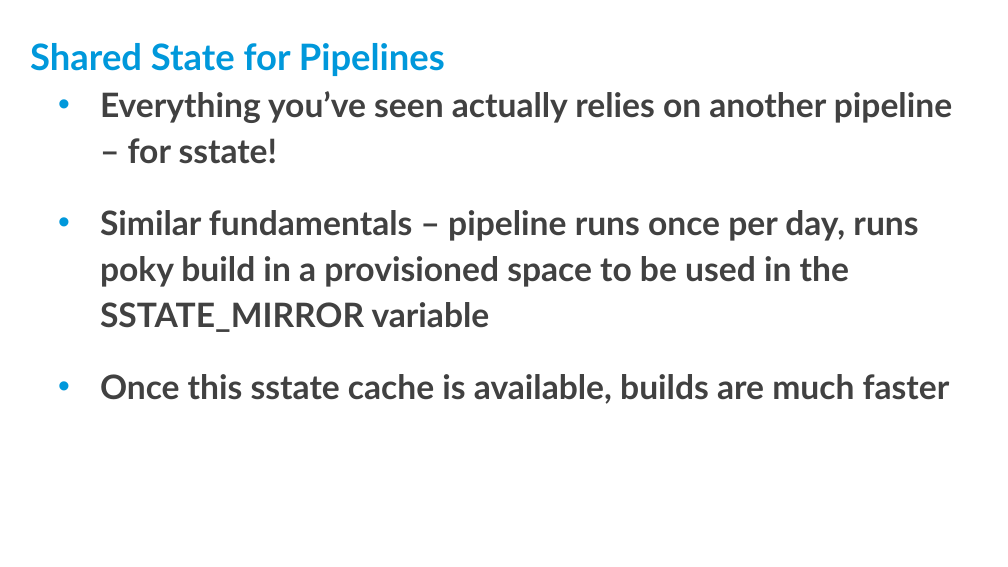
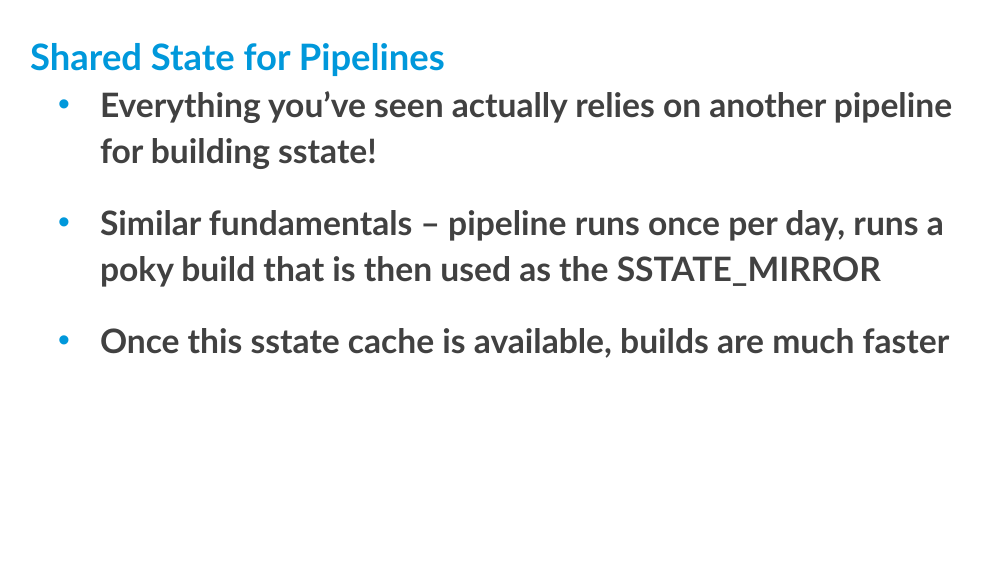
Before and after one commit to threexc/yocto-tekton, a slide deck: slide 24 of yddtalk/YP_DevDay_k8s_tekton.odp (slide 23 before the commit). Drawn at 1008x567 pixels with LibreOffice and Linux fonts; fonts in the diff are those of the drawing; background and template pictures are left out. Boxes give left, top, right and bottom in pixels: in the first picture for what was removed or moved away, otherwise in the second. Text is boxed around its words. In the diff, an @@ line names an element or a change of style, - is before the commit and + after.

Commit message:
Latest slides for Oct 16th

```diff
--- a/yddtalk/YP_DevDay_k8s_tekton.odp
+++ b/yddtalk/YP_DevDay_k8s_tekton.odp
@@ text at [100, 91, 952, 287]: text changed @@
-• Everything you’ve seen actually relies on another pipeline – for sstate!
-• Similar fundamentals – pipeline runs once per day, runs poky build in a provisioned space to be used in the SSTATE_MIRROR variable
+• Everything you’ve seen actually relies on another pipeline for building sstate!
+• Similar fundamentals – pipeline runs once per day, runs a poky build that is then used as the SSTATE_MIRROR
```
Also in this commit, not shown: 11 other slides changed, 2 slides added.
